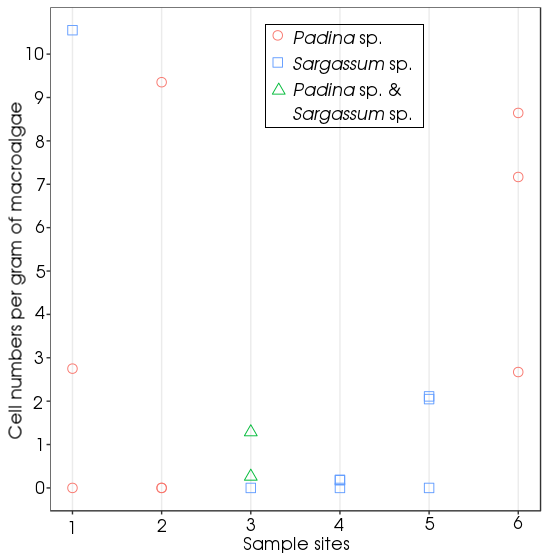
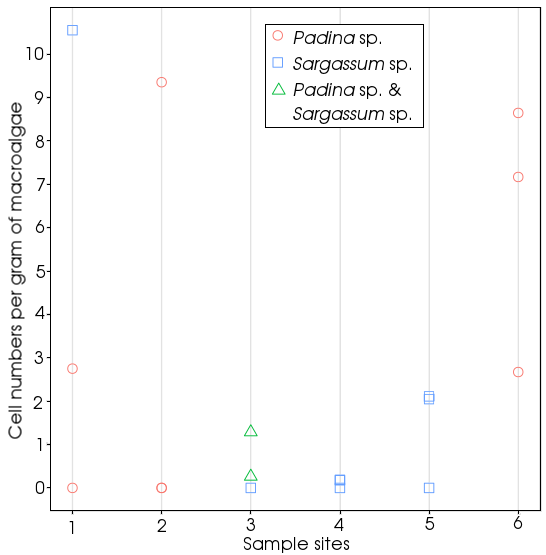
Layered file, before and after one edit (546x555). Changes by layer:
painted on "Fig5_Env-sites-May18.tiff" over [46, 7, 542, 515]
